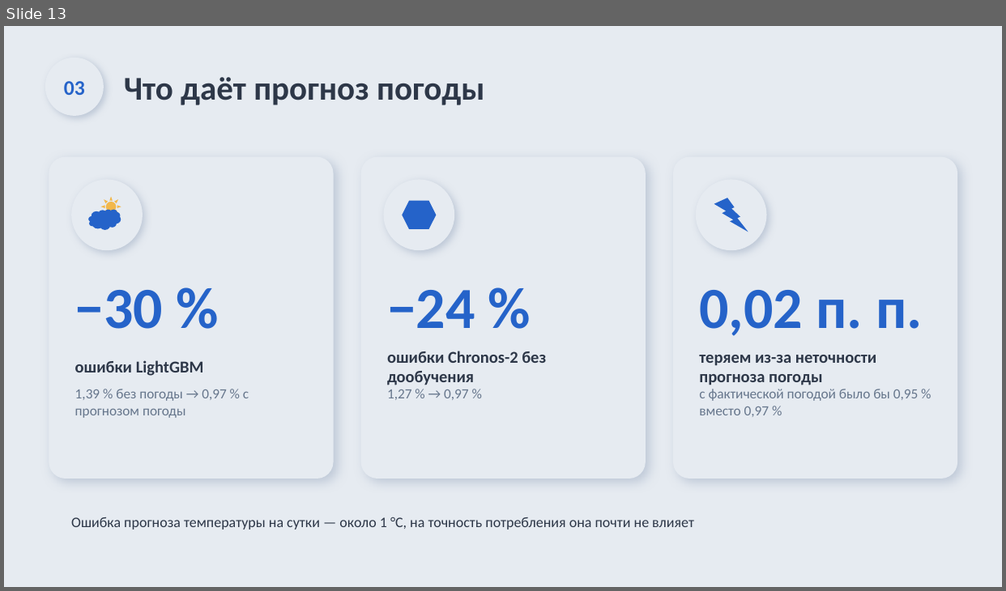
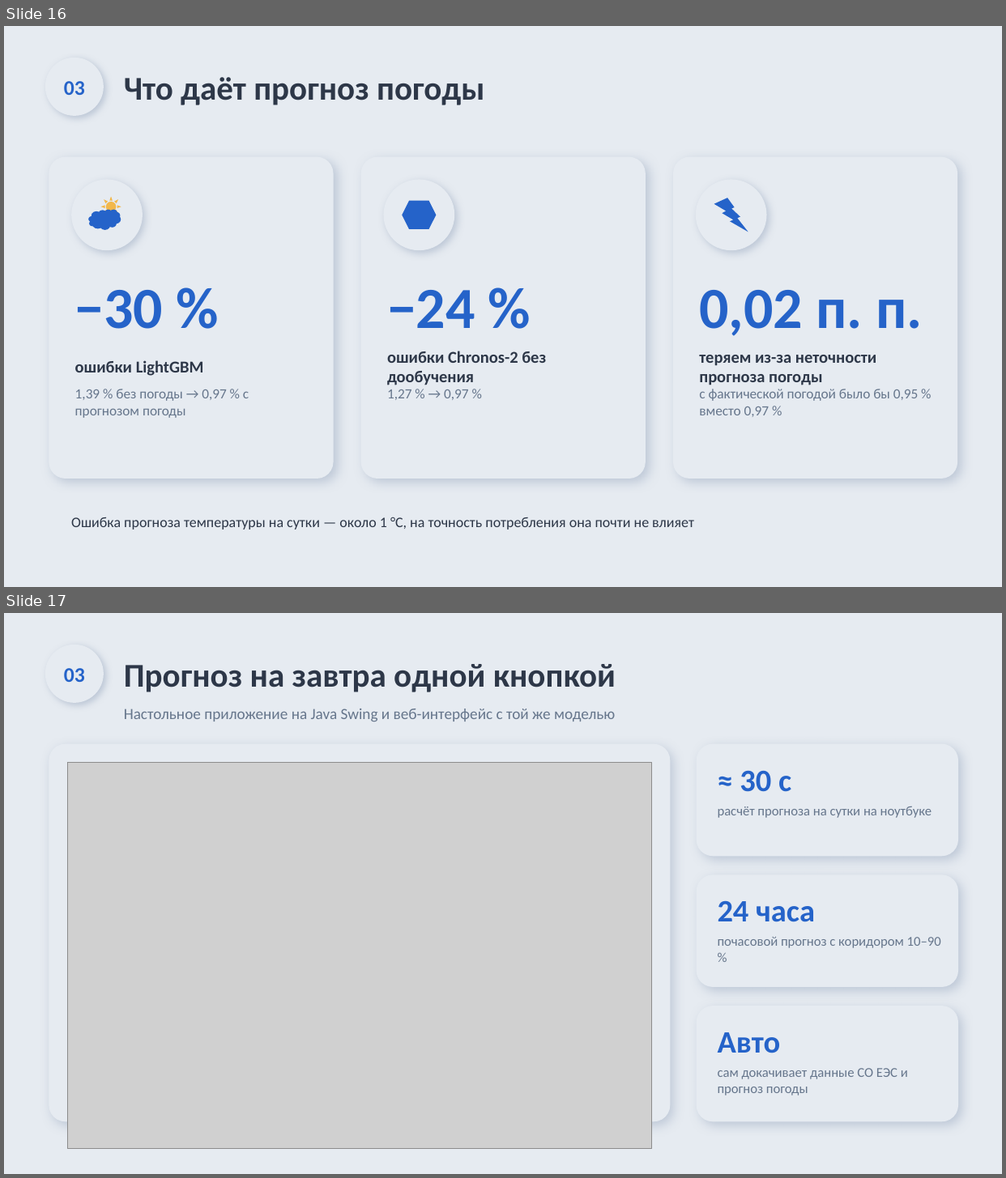
Before and after one commit to Nematzhanov/rosseti, a slide deck: deck/Прогноз потребления ОЭС СЗ — неоморфизм.pptx. Shown one above the other, each under a label of ours: slide 13 before the commit, slides 16 and 17 after it. The pictures are 1006x591 and 1006x1178 pixels, drawn with LibreOffice and Linux fonts; fonts in the diff are those of the drawing; grey boxes stand for pictures. Boxes give left, top, right and bottom in pixels: in the first picture for what was removed or moved away, otherwise in the second. Text is boxed around its words. In the diff, an @@ line names an element or a change of style, - is before the commit and + after.

```diff
--- a/deck/Прогноз потребления ОЭС СЗ — неоморфизм.pptx
+++ b/deck/Прогноз потребления ОЭС СЗ — неоморфизм.pptx
@@ slide 17 added at [4,613,1002,1174], background #E6EBF1 @@
@@ ellipse added at [45,645,104,703], fill #E6EBF1 @@
@@ text added at [64,668,85,682], 20 pt, text #2563C9, bold @@
+03
@@ text added at [124,664,616,692], 32 pt, text #2D3748, bold @@
+Прогноз на завтра одной кнопкой
@@ text added at [124,709,615,722], 15 pt, text #66768C @@
+Настольное приложение на Java Swing и веб-интерфейс с той же моделью
@@ rounded rectangle added at [49,744,671,1122], fill #E6EBF1 @@
@@ rounded rectangle added at [697,744,958,856], fill #E6EBF1 @@
@@ picture added at [68,763,651,1149] @@
@@ text added at [739,770,791,792], 30 pt, text #2563C9, bold @@
+≈ 30 с
@@ text added at [718,807,932,818], 13 pt, text #66768C @@
+расчёт прогноза на сутки на ноутбуке
@@ rounded rectangle added at [697,875,958,987], fill #E6EBF1 @@
@@ text added at [718,901,815,922], 30 pt, text #2563C9, bold @@
+24 часа
@@ text added at [718,937,941,948], 13 pt, text #66768C @@
+почасовой прогноз с коридором 10–90 %
@@ rounded rectangle added at [697,1006,958,1122], fill #E6EBF1 @@
@@ text added at [718,1033,781,1054], 30 pt, text #2563C9, bold @@
+Авто
@@ text added at [718,1068,908,1096], 13 pt, text #66768C @@
+сам докачивает данные СО ЕЭС и прогноз погоды
@@ what was slide 13 is now slide 16 @@
```
Also in this commit, not shown: 5 slides changed, 5 other slides added, 2 slides removed, 5 other files.
